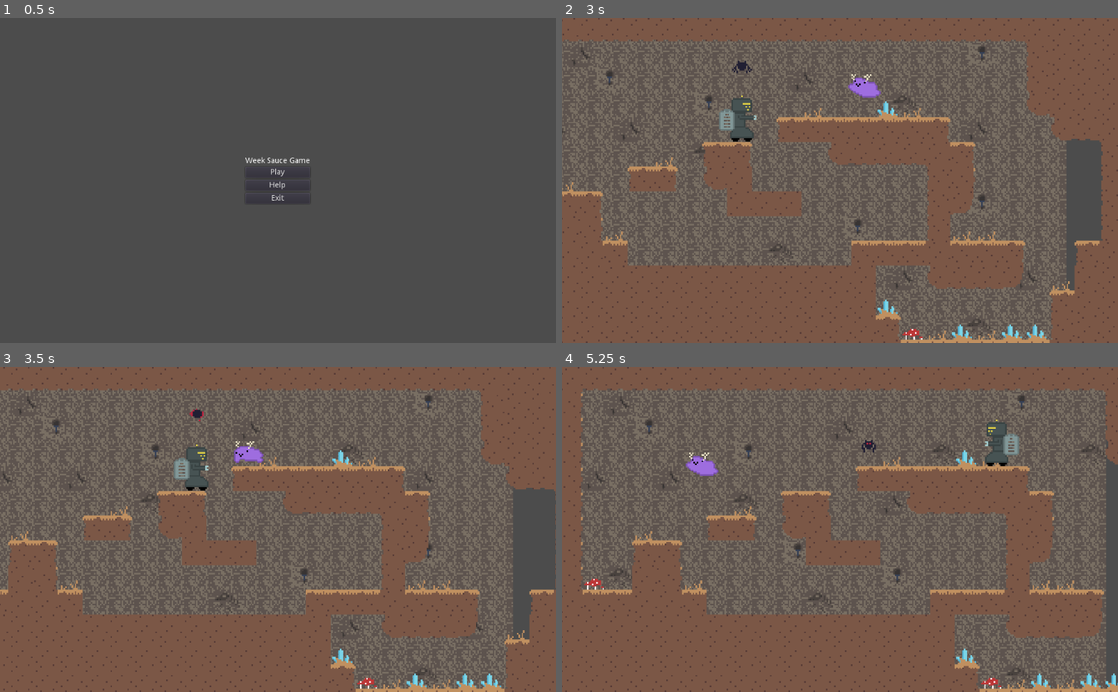
Above: before the commit, frames 1-4 (two rows, left to right).
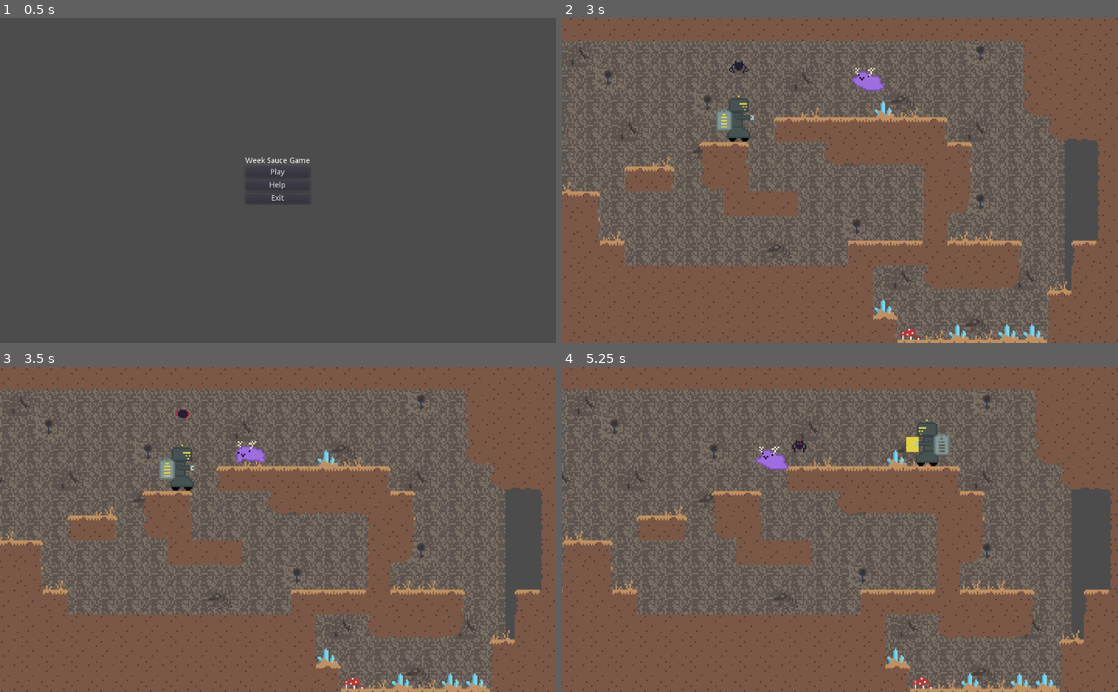
Above: after the commit, the same moments.

Repository: CreatureGames/the-creature
Game: Godot game, scene res://nodes/App.tscn
The game is run twice, just before and just after one commit, with the same random seed, the same clock (stepped at 60 frames per second) and the same inputs.
Inputs:
- Up to frame 1 (0.5 s): no input
- Up to frame 2 (3 s): click "Play" at 0.5 s; tap Enter at 1.25 s; hold E (interact) 1.28-2.03 s; hold D (move_right) 1.28-2.78 s; tap Space (jump) at 1.52, 1.82, 2.27, 2.57 s; tap F (swap) at 2.1 s; hold A (move_left) from 2.78 s (still down); hold E (interact) from 2.78 s (still down)
- Up to frame 3 (3.5 s): keep holding A (move_left); keep holding E (interact)
- Up to frame 4 (5.25 s): release A (move_left) at 3.53 s; release E (interact) at 3.53 s; hold D (move_right) 3.53-5.03 s; tap F (swap) at 3.6, 5.1 s; tap Space (jump) at 3.77, 4.07, 4.52, 4.82 s; hold E (interact) 4.28-5.03 s; hold A (move_left) from 5.03 s (still down)

Frame 1 is identical in both runs. In frame 2, 19% of the frame differs, in the area x 0-100%, y 0-100%; in frame 3, 27%; in frame 4, 40%.

Commit message:
Robot battery level indicator

Diff:
--- a/nodes/player/PlayerCreature.tscn
+++ b/nodes/player/PlayerCreature.tscn
@@ -9,7 +9,7 @@
 [ext_resource path="res://nodes/Interactable.tscn" type="PackedScene" id=7]
 
 [sub_resource type="RectangleShape2D" id=1]
-extents = Vector2( 7, 5.5 )
+extents = Vector2( 9, 5.5 )
 
 [sub_resource type="RectangleShape2D" id=2]
 extents = Vector2( 9, 5.5 )
--- a/nodes/player/PlayerRobot.tscn
+++ b/nodes/player/PlayerRobot.tscn
@@ -8,6 +8,8 @@
 [ext_resource path="res://assets/animations/Robot.tres" type="SpriteFrames" id=6]
 [ext_resource path="res://assets/animations/CreatureRiding.tres" type="SpriteFrames" id=7]
 [ext_resource path="res://nodes/Interactable.tscn" type="PackedScene" id=8]
+[ext_resource path="res://assets/images/characters/color-robot-inactive.png" type="Texture" id=9]
+[ext_resource path="res://assets/images/characters/color-robot-active.png" type="Texture" id=10]
 
 [sub_resource type="RectangleShape2D" id=1]
 extents = Vector2( 6.5, 13.5 )
@@ -18,6 +20,19 @@
 [node name="PlayerRobot" type="KinematicBody2D"]
 collision_layer = 2
 script = ExtResource( 1 )
+
+[node name="BatteryIndicator" type="TextureProgress" parent="."]
+margin_left = -14.0
+margin_top = -6.0
+margin_right = -6.0
+margin_bottom = 4.0
+mouse_filter = 2
+step = 20.0
+value = 100.0
+texture_under = ExtResource( 9 )
+texture_progress = ExtResource( 10 )
+fill_mode = 3
+nine_patch_stretch = true
 
 [node name="AnimatedSprite" type="AnimatedSprite" parent="."]
 frames = ExtResource( 6 )
--- a/scripts/player/PlayerRobot.gd
+++ b/scripts/player/PlayerRobot.gd
@@ -3,6 +3,7 @@
 
 var has_creature := true
 var drill_out := false
+var battery_level = 100 setget set_battery, get_battery
 
 onready var creature_backpack : AnimatedSprite = $CreatureBackpack
 onready var launch_point : Position2D = $LauchPoint
@@ -45,4 +46,11 @@
 	get_node(creature).swap_player()
 
 func take_damage():
-	print("robot took damage")
+	set_battery(battery_level - 1)
+
+func set_battery(value):
+	battery_level = clamp(value, 0, 100)
+	$BatteryIndicator.value = value
+
+func get_battery():
+	return battery_level
Binary file added: assets/images/characters/color-robot-active.png
Not shown, added: assets/images/characters/color-robot-active.png.import
Binary file added: assets/images/characters/color-robot-inactive.png
Not shown, added: assets/images/characters/color-robot-inactive.png.import
Not shown, added: assets/images/characters/robot-hurt.png.import
Not shown: 1 places in nodes/player/PlayerRobot.tscn that only renumber resources
